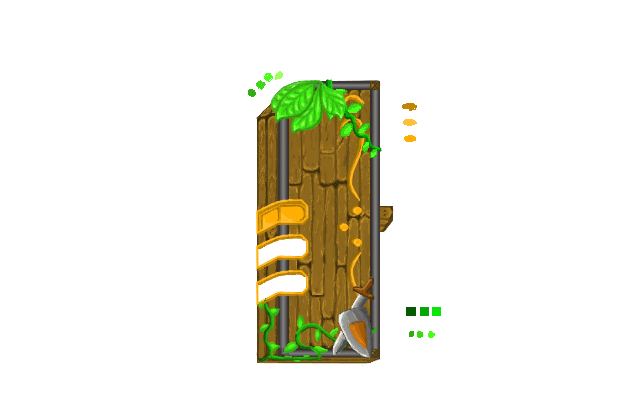
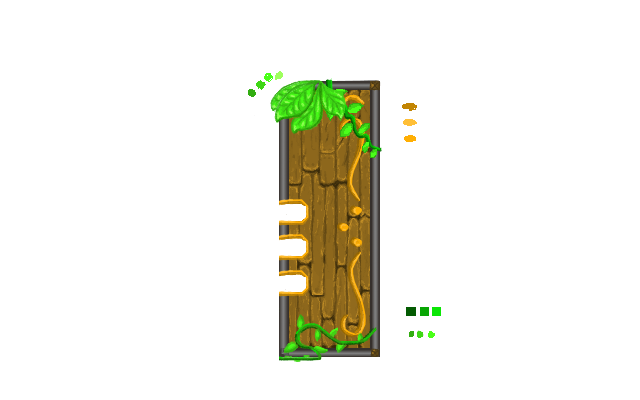
Layered file, before and after one edit (640 × 400). Changes by layer:
hid "Espada y escudo" over [332, 276, 375, 359]
painted on "Hojas" over [258, 297, 280, 362]
painted on "Hebillas" over [256, 200, 279, 307]
painted on "Borde_metal" over [256, 81, 380, 364]
painted on "Tablero" over [252, 80, 381, 366]
hid "Paneles corredizos", painted on it over [256, 173, 394, 233]
